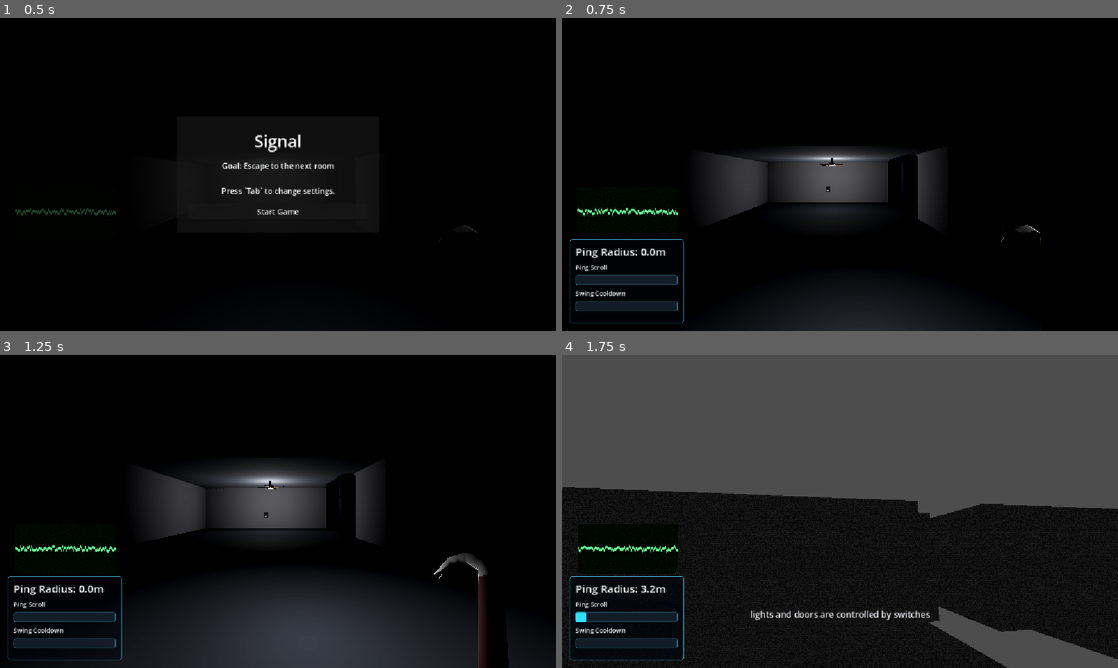
Above: before the commit, frames 1-4 (two rows, left to right).
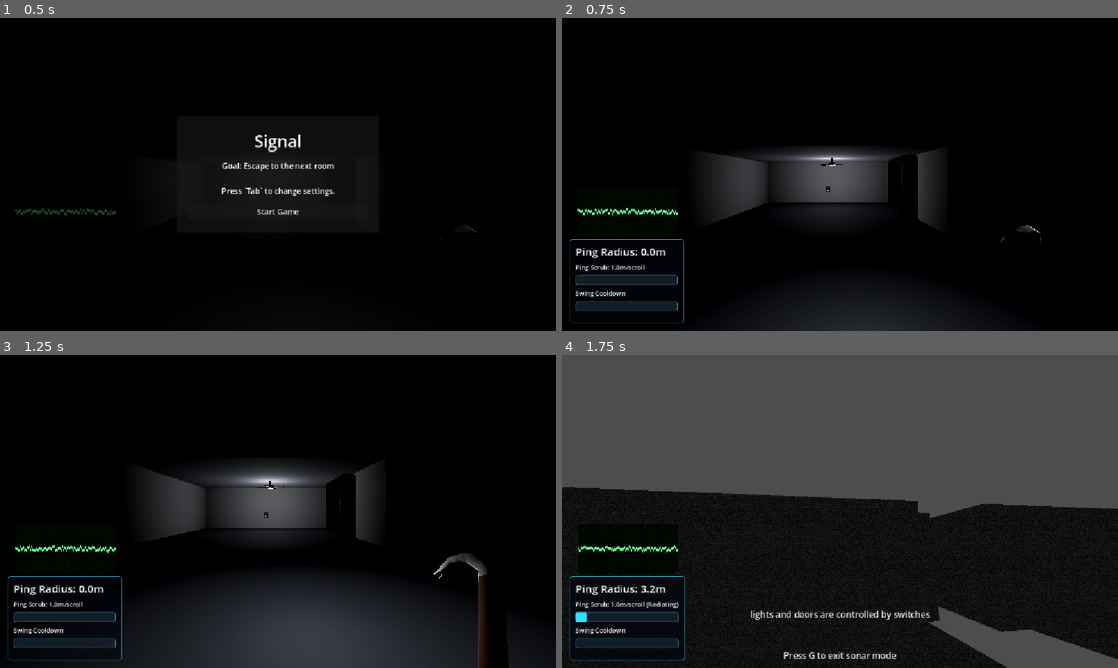
Above: after the commit, the same moments.

Repository: frkatona/LD59-Signal
Game: Godot game, scene res://scenes/main.tscn
The game is run twice, just before and just after one commit, with the same random seed, the same clock (stepped at 60 frames per second) and the same inputs. Sound files missing from this copy of the repository are replaced by a short silence.
Inputs (mouse positions are in pixels of both pictures, inside the frame that each line leads up to):
- Up to frame 1 (0.5 s): no input
- Up to frame 2 (0.75 s): click "Start Game" at 0.5 s
- Up to frame 3 (1.25 s): no input
- Up to frame 4 (1.75 s): tap Enter at 1.25 s; move the mouse to (867, 511) at 1.27 s; hold W from 1.28 s (still down); hold E (interact) from 1.28 s (still down); click (867, 511) at 1.42 s; tap Space at 1.52 s

Frame 1 is identical in both runs. In frame 2, less than 0.1% of the frame differs, in the area x 6-15%, y 78-81%; in frame 3, less than 0.1%; in frame 4, 0.5%, in the area x 4-61%, y 70-98%.

Commit message:
added audio to door switches and cleaned phrasing in tips a bit for clarity

Diff:
--- a/scenes/player.tscn
+++ b/scenes/player.tscn
@@ -24,6 +24,14 @@
 current = true
 near = 0.001
 
+[node name="SpotLight3D" type="SpotLight3D" parent="CameraPivot/Camera3D" unique_id=1870546298]
+transform = Transform3D(1, 0, 0, 0, 1, 0, 0, 0, 1, 0, -0.12416625, 0.2721218)
+light_color = Color(0.19682255, 0.12370298, 0.0887196, 1)
+light_energy = 0.01
+spot_range = 0.5
+spot_attenuation = 10.0
+spot_angle = 30.0
+
 [node name="PushArea" type="Area3D" parent="." unique_id=1916487078]
 unique_name_in_owner = true
 visible = false
@@ -36,8 +44,3 @@
 visible = false
 shape = SubResource("CapsuleShape3D_3vyb7")
 debug_color = Color(0, 0.6, 0.69803923, 0)
-
-[node name="OmniLight3D" type="OmniLight3D" parent="." unique_id=179341696]
-transform = Transform3D(1, 0, 0, 0, 1, 0, 0, 0, 1, 0, 1.4902942, -0.54680276)
-light_energy = 0.01
-omni_range = 0.1
--- a/scenes/rooms/room_02.tscn
+++ b/scenes/rooms/room_02.tscn
@@ -212,8 +212,7 @@
 
 [node name="TutorialHintTrigger" parent="Room1" unique_id=1467170282 instance=ExtResource("8_hint_trigger")]
 transform = Transform3D(0.37645608, 0, 0, 0, 1, 0, 0, 0, 0.18922979, 0, 1, -6.285994)
-hint_text = "in dark spaces, enter sonar mode (`G`)
-emit pulses with `left click` and control their position with `scroll`"
+hint_text = "in dark spaces, emit sonar pulses with `left click`\ncontrol their position with `scroll`"
 one_shot = false
 
 [editable path="Room1/Props/fan"]
--- a/scripts/door_button.gd
+++ b/scripts/door_button.gd
@@ -4,6 +4,8 @@
 const DOOR_BUTTON_GROUP := &"door_button"
 const SONAR_REVEAL_GROUP := &"sonar_reveal"
 const BUTTON_ANIMATION_NAME := &"switch-down"
+const SFX_BUS_NAME := &"SFX"
+const SWITCH_ACTIVATE_SFX := preload("res://assets/audio/sfx/fist_5.wav")
 
 @export var prompt_text: String = "Press E to open door"
 @export_range(-1.0, 1.0, 0.01) var facing_threshold: float = 0.65
@@ -14,6 +16,7 @@
 var button_root: Node3D
 var animation_player: AnimationPlayer
 var target_door: Node
+var activate_sfx_player: AudioStreamPlayer3D
 var is_pressed := false
 
 
@@ -27,6 +30,8 @@
 	target_door = _resolve_target_door()
 	if target_door == null:
 		push_warning("DoorButton target door is missing for %s." % [name])
+
+	_configure_activate_sfx()
 
 
 func get_prompt_text() -> String:
@@ -70,6 +75,9 @@
 
 	if animation_player != null and animation_player.has_animation(BUTTON_ANIMATION_NAME):
 		animation_player.play(BUTTON_ANIMATION_NAME)
+
+	if activate_sfx_player != null:
+		activate_sfx_player.play()
 
 	return true
 
@@ -140,3 +148,17 @@
 			return candidate
 
 	return self
+
+
+func _configure_activate_sfx() -> void:
+	if DisplayServer.get_name() == "headless":
+		return
+
+	var audio_parent := button_root if button_root != null else self
+	activate_sfx_player = AudioStreamPlayer3D.new()
+	activate_sfx_player.name = "SwitchActivatePlayer3D"
+	activate_sfx_player.stream = SWITCH_ACTIVATE_SFX
+	activate_sfx_player.bus = SFX_BUS_NAME
+	activate_sfx_player.max_distance = 14.0
+	activate_sfx_player.unit_size = 3.0
+	audio_parent.add_child(activate_sfx_player)
--- a/scripts/sonar_vision_controller.gd
+++ b/scripts/sonar_vision_controller.gd
@@ -136,6 +136,7 @@
 var push_cooldown_label: Label
 var push_cooldown_bar: ProgressBar
 var tutorial_hint_label: Label
+var sonar_exit_hint_label: Label
 var tutorial_hint_remaining := 0.0
 var achievement_notification_panel: PanelContainer
 var achievement_title_label: Label
@@ -272,6 +273,7 @@
 	if _is_menu_open():
 		interaction_prompt.visible = false
 		_update_tutorial_hint()
+		_update_sonar_exit_hint()
 		_update_achievement_notification()
 		_update_ping_hud()
 		return
@@ -287,6 +289,7 @@
 	if achievement_notification_remaining > 0.0:
 		achievement_notification_remaining = maxf(achievement_notification_remaining - delta, 0.0)
 	_update_achievement_notification()
+	_update_sonar_exit_hint()
 
 	if ping_cooldown_remaining > 0.0 and not ping_frozen:
 		ping_cooldown_remaining = maxf(ping_cooldown_remaining - delta, 0.0)
@@ -581,6 +584,25 @@
 	tutorial_hint_label.label_settings = label_settings
 	prompt_root.add_child(tutorial_hint_label)
 
+	sonar_exit_hint_label = Label.new()
+	sonar_exit_hint_label.name = "SonarExitHint"
+	sonar_exit_hint_label.visible = false
+	sonar_exit_hint_label.mouse_filter = Control.MOUSE_FILTER_IGNORE
+	sonar_exit_hint_label.text = "Press G to exit sonar mode"
+	sonar_exit_hint_label.horizontal_alignment = HORIZONTAL_ALIGNMENT_CENTER
+	sonar_exit_hint_label.vertical_alignment = VERTICAL_ALIGNMENT_CENTER
+	sonar_exit_hint_label.anchor_left = 0.5
+	sonar_exit_hint_label.anchor_right = 0.5
+	sonar_exit_hint_label.anchor_top = 1.0
+	sonar_exit_hint_label.anchor_bottom = 1.0
+	sonar_exit_hint_label.offset_left = -220.0
+	sonar_exit_hint_label.offset_right = 220.0
+	sonar_exit_hint_label.offset_top = -40.0
+	sonar_exit_hint_label.offset_bottom = -12.0
+	sonar_exit_hint_label.autowrap_mode = TextServer.AUTOWRAP_WORD_SMART
+	sonar_exit_hint_label.label_settings = label_settings
+	prompt_root.add_child(sonar_exit_hint_label)
+
 	achievement_notification_panel = PanelContainer.new()
 	achievement_notification_panel.name = "AchievementNotification"
 	achievement_notification_panel.visible = false
@@ -1156,6 +1178,7 @@
 	game_won = false
 	_set_player_controls_enabled(false)
 	interaction_prompt.visible = false
+	_update_sonar_exit_hint()
 	menus_root.visible = true
 	start_menu_panel.visible = true
 	pause_menu_panel.visible = false
@@ -1198,6 +1221,7 @@
 func _pause_game() -> void:
 	pause_menu_visible = true
 	interaction_prompt.visible = false
+	_update_sonar_exit_hint()
 	_set_player_controls_enabled(false)
 	menus_root.visible = true
 	start_menu_panel.visible = false
@@ -1243,6 +1267,7 @@
 	_set_player_controls_enabled(false)
 	interaction_prompt.visible = false
 	_set_sonar_mode(false)
+	_update_sonar_exit_hint()
 	menus_root.visible = true
 	start_menu_panel.visible = false
 	pause_menu_panel.visible = false
@@ -1261,6 +1286,7 @@
 	_set_player_controls_enabled(false)
 	interaction_prompt.visible = false
 	_set_sonar_mode(false)
+	_update_sonar_exit_hint()
 	if death_sound_player != null:
 		death_sound_player.stop()
 		death_sound_player.play()
@@ -1533,6 +1559,7 @@
 	_sync_sonar_viewport_update_mode()
 	_sync_music_players()
 	_update_shader_state()
+	_update_sonar_exit_hint()
 
 
 func _handle_sonar_ping_input() -> void:
@@ -1602,6 +1629,13 @@
 		tutorial_hint_label.text = ""
 
 
+func _update_sonar_exit_hint() -> void:
+	if sonar_exit_hint_label == null:
+		return
+
+	sonar_exit_hint_label.visible = gameplay_started and not pause_menu_visible and not win_screen_visible and not death_screen_visible and sonar_mode_enabled
+
+
 func show_achievement_notification(message: String, duration: float = ACHIEVEMENT_NOTIFICATION_DURATION) -> void:
 	if achievement_message_label == null or message.is_empty():
 		return
@@ -1795,12 +1829,12 @@
 	var displayed_ping_radius := ping_radius if ping_active else 0.0
 	ping_speed_label.text = "Ping Radius: %.1fm" % displayed_ping_radius
 	if ping_active:
-		ping_cooldown_label.text = "Ping Scroll" % [
+		ping_cooldown_label.text = "Ping Scrub: %.1fm/scroll (%s)" % [
 			ping_scrub_step_distance,
 			"Stopped" if ping_frozen else "Radiating",
 		]
 	else:
-		ping_cooldown_label.text = "Ping Scroll" % ping_scrub_step_distance
+		ping_cooldown_label.text = "Ping Scrub: %.1fm/scroll" % ping_scrub_step_distance
 
 	var radius_max: float = maxf(ping_max_radius, 0.001)
 	ping_cooldown_bar.max_value = radius_max
